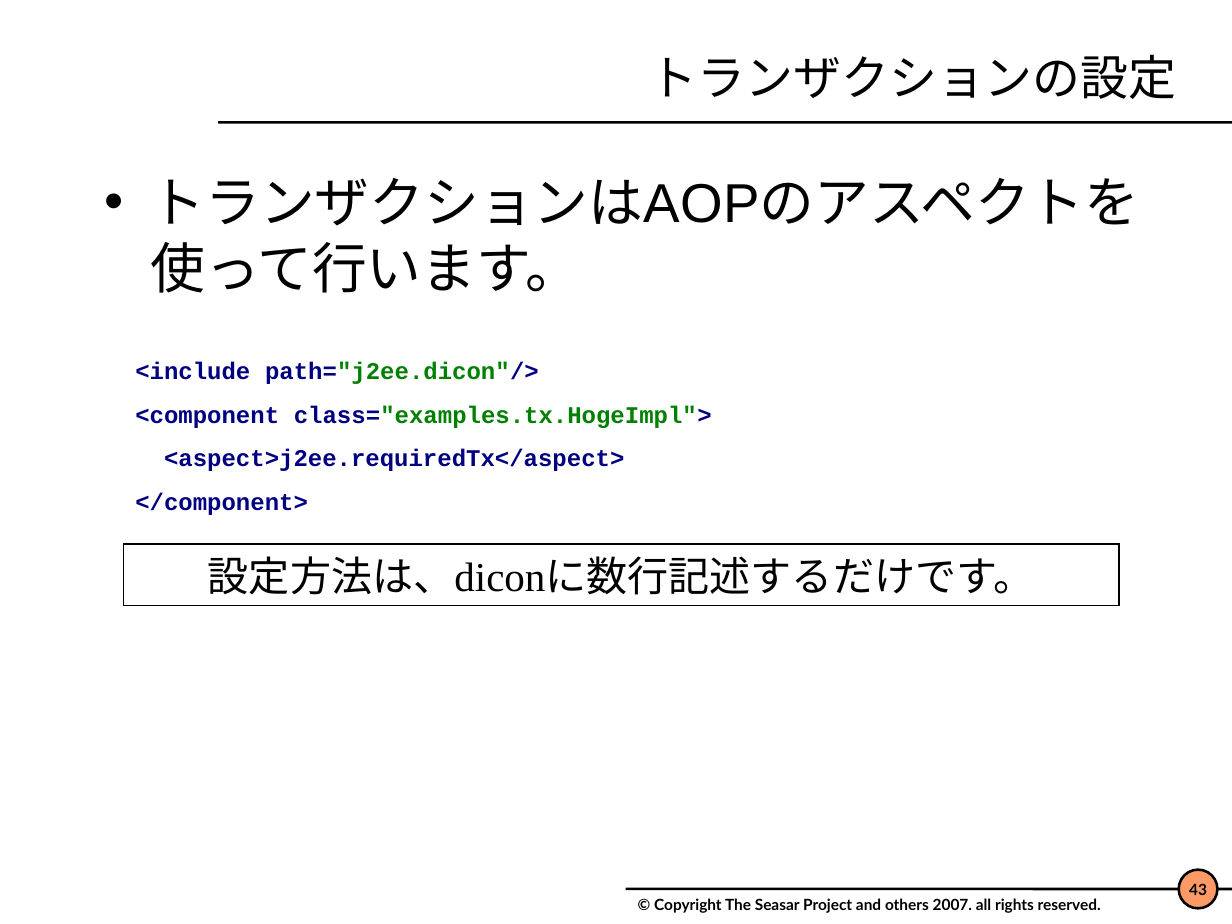
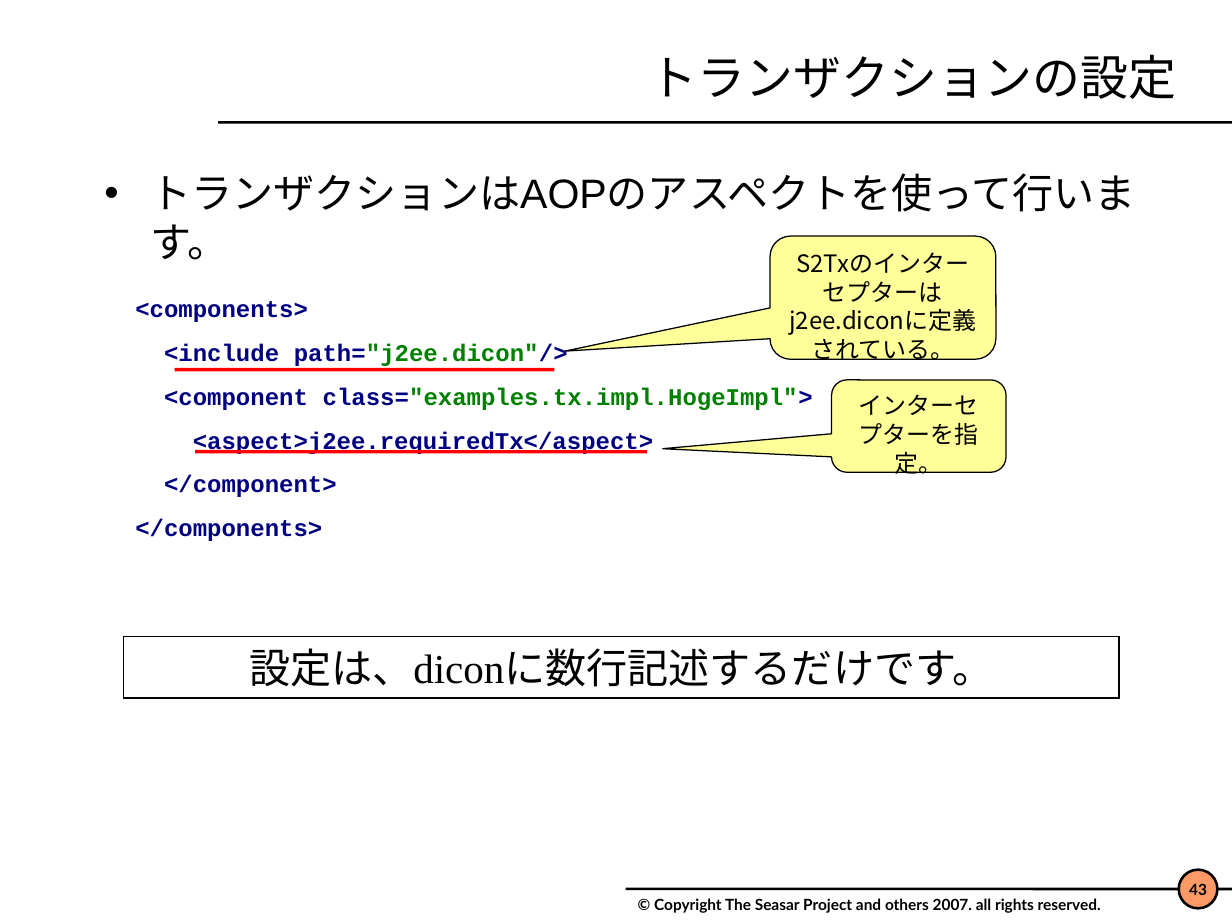
Before and after one commit to svn2github/s2container, a slide deck: slide 43 of trunk/seasar2-tutorial/doc/Seasar2.4.ppt. Drawn at 1232x924 pixels with LibreOffice and Linux fonts; fonts in the diff are those of the drawing; background and template pictures are left out. Boxes give left, top, right and bottom in pixels: in the first picture for what was removed or moved away, otherwise in the second. Text is boxed around its words. In the diff, an @@ line names an element or a change of style, - is before the commit and + after.

```diff
--- a/trunk/seasar2-tutorial/doc/Seasar2.4.ppt
+++ b/trunk/seasar2-tutorial/doc/Seasar2.4.ppt
@@ text "トランザクションはAOPのアスペクトを使って行います。" at box(151, 173, 1136, 260): size 32 to 24 pt; less space between paragraphs @@
@@ rounded speech box added at box(770, 237, 995, 360), fill #FFFF99, outline #000000 0.74 pt, 14 pt, text #000000 @@
+S2Txのインターセプターはj2ee.diconに定義されている。
@@ text "<components>": place and size @@
-text "<components>" at box(135, 361, 712, 515)
+text "<components>" at box(135, 301, 813, 541)
@@ text at box(135, 301, 308, 322): paragraph added @@
+<components>
@@ text at box(164, 387, 813, 410): text changed @@
-<component class="examples.tx.HogeImpl">
+<component class="examples.tx.impl.HogeImpl">
@@ line added from (175, 370) to (554, 370), #FF0000 2.01 pt @@
@@ rounded speech box added at box(832, 379, 1007, 472), fill #FFFF99, outline #000000 0.74 pt, 14 pt, text #000000 @@
+インターセプターを指定。
@@ line added from (195, 452) to (647, 452), #FF0000 2.01 pt @@
@@ text at box(135, 519, 322, 541): paragraph added @@
+</components>
@@ rectangle "設定は、diconに数行記述するだけです。": place and size @@
-rectangle "設定は、diconに数行記述するだけです。" at box(123, 545, 1119, 606)
+rectangle "設定は、diconに数行記述するだけです。" at box(123, 637, 1119, 699)
@@ text in rectangle at box(249, 648, 993, 687): text changed @@
-設定方法は、diconに数行記述するだけです。
+設定は、diconに数行記述するだけです。
```
Also in this commit, not shown: 18 other slides changed, 1 slide added, 2 slides removed.
